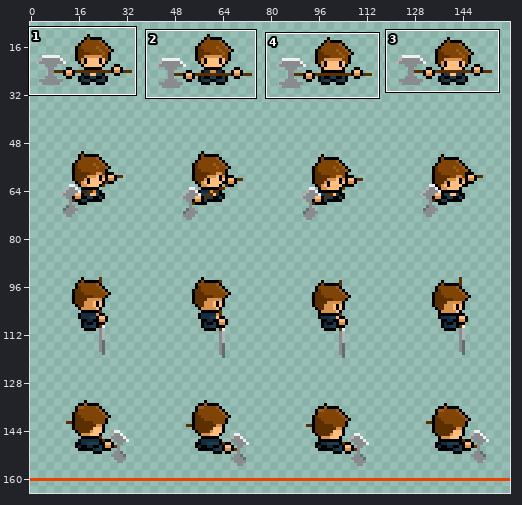
File history of a sprite sheet, graphics/joseph/joseph_idle_sprite_sheet.png. The picture above shows the old version from afar; the outline marks the close-up.
Close-up. Before:
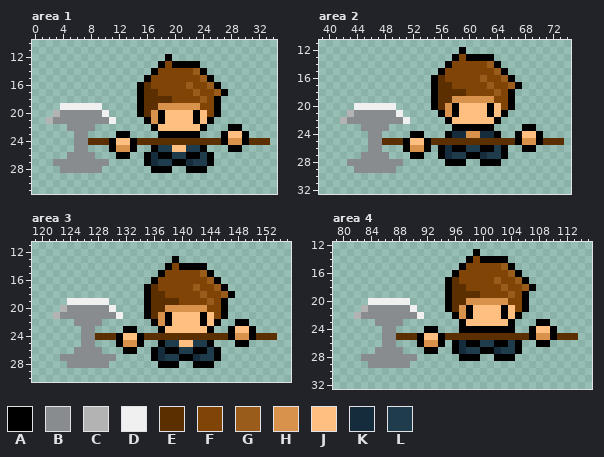
The file is 160x320 pixels. Colours within 5 levels of each other are drawn and written as one. Shown: area 1: x 0..34, y 10..31; area 2: x 39..74, y 11..32; area 3: x 119..155, y 11..30; area 4: x 79..115, y 12..32. The wide view leaves out empty margins. The commit also changed other parts of the picture, which this record leaves out.
Palette (. is transparent): A #000000  B #888c8f  C #b3b3b3  D #f0f0f0  E #5c2f00  F #804506  G #995c1a  H #d9924c  J #ffbf80  K #142c3b  L #1f3c4d
Pixels before, area 1, first column x 2:
12 .................A..............
13 ................AFAAAA..........
14 ...............AFFFFFGA.........
15 ..............AFFFFFFFGA........
16 .............AEFFFFFGFFGA.......
17 .............AEEFFFFFGFFGA......
18 .............AEEEEFFFFGFA.......
19 ..DDDDDD.....AEEHHHHHHFFA.......
20 .CBBBBBBD....AEHAJJJJAJFA.......
21 CBBBBBBBBD....AHAJJJJAJA........
22 ...BBBB........AJJJJJJA...AA....
23 ....BB....AA....AAAAAA...AJJA...
24 ....BBEEEAJJAEEEEEEEEEEEEAHHAEEE
25 ....BB...AHHA..ALLJJLLA...AA....
26 ...BBBB...AA..AKAALLAALA........
27 .BBBBBBBB.....AKLLAAKLLA........
28 ..BBBBBB.......AAA..AAA.........
Pixels before, area 2, first column x 42:
12 .................A..............
13 ................AFAAAA..........
14 ...............AFFFFFGA.........
15 ..............AFFFFFFFGA........
16 .............AEFFFFFGFFGA.......
17 .............AEEFFFFFGFFGA......
18 .............AEEEEFFFFGFA.......
19 .............AEEHHHHHHFFA.......
20 ..DDDDDD.....AEHAJJJJAJFA.......
21 .CBBBBBBD.....AHAJJJJAJA........
22 CBBBBBBBBD.....AJJJJJJA.........
23 ...BBBB.........AAAAAA....AA....
24 ....BB....AA...AKKHHKKA..AJJA...
25 ....BBEEEAJJAEEEEEEEEEEEEAHHAEEE
26 ....BB...AHHA.AKAALLAALA..AA....
27 ...BBBB...AA..AKLLAAKLLA........
28 .BBBBBBBB......AAA..AAA.........
29 ..BBBBBB........................
Pixels before, area 3, first column x 122:
13 .................A..............
14 ................AFAAAA..........
15 ...............AFFFFFGA.........
16 ..............AFFFFFFFGA........
17 .............AEFFFFFGFFGA.......
18 .............AEEFFFFFGFFGA......
19 ..DDDDDD.....AEEEEFFFFGFA.......
20 .CBBBBBBD....AEEHHHHHHFFA.......
21 CBBBBBBBBD...AEHAJJJJAJFA.......
22 ...BBBB.......AHAJJJJAJA..AA....
23 ....BB....AA...AJJJJJJA..AJJA...
24 ....BBEEEAJJAEEEEEEEEEEEEAHHAEEE
25 ....BB...AHHA..ALLJJLLA...AA....
26 ...BBBB...AA..AKAALLAALA........
27 .BBBBBBBB.....AKLLAAKLLA........
28 ..BBBBBB.......AAA..AAA.........
Pixels before, area 4, first column x 82:
13 .................A..............
14 ................AFAAAA..........
15 ...............AFFFFFGA.........
16 ..............AFFFFFFFGA........
17 .............AEFFFFFGFFGA.......
18 .............AEEFFFFFGFFGA......
19 .............AEEEEFFFFGFA.......
20 ..DDDDDD.....AEEHHHHHHFFA.......
21 .CBBBBBBD....AEHAJJJJAJFA.......
22 CBBBBBBBBD....AHAJJJJAJA........
23 ...BBBB........AJJJJJJA...AA....
24 ....BB....AA...AAAAAAAA..AJJA...
25 ....BBEEEAJJAEEEEEEEEEEEEAHHAEEE
26 ....BB...AHHA.AKAALLAALA..AA....
27 ...BBBB...AA..AKLLAAKLLA........
28 .BBBBBBBB......AAA..AAA.........
29 ..BBBBBB........................
New version:
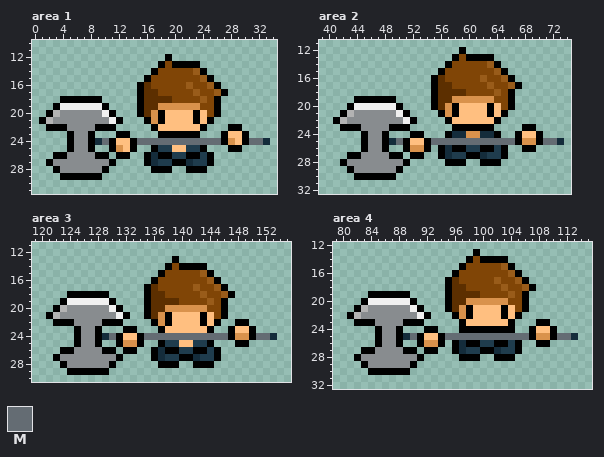
Colours new in this view: M #646c73
Edits made:
Changed rows in their new state; - is an unchanged pixel.
Area 1:
first column x 1:
18 ---AAAAAA------------------------
19 --A------A-----------------------
20 -A--------A----------------------
21 A----------A---------------------
22 -AAA----AAA----------------------
23 ----A--A-------------------------
24 ----A--AKM----MMMMMMMMMMMM--J-MMK
25 ----A--A----J--------------------
26 --AA----AA-----------------------
27 -A--------A----------------------
28 --A------A-----------------------
29 ---AAAAAA------------------------
Area 2:
first column x 41:
19 ---AAAAAA------------------------
20 --A------A-----------------------
21 -A--------A----------------------
22 A----------A---------------------
23 -AAA----AAA----------------------
24 ----A--A-------------------------
25 ----A--AKM----MMMMMMMMMMMM----MMK
26 ----A--A-------------------------
27 --AA----AA-----------------------
28 -A--------A----------------------
29 --A------A-----------------------
30 ---AAAAAA------------------------
Area 3:
first column x 121:
18 ---AAAAAA------------------------
19 --A------A-----------------------
20 -A--------A----------------------
21 A----------A---------------------
22 -AAA----AAA----------------------
23 ----A--A-------------------------
24 ----A--AKM----MMMMMMMMMMMM----MMK
25 ----A--A-------------------------
26 --AA----AA-----------------------
27 -A--------A----------------------
28 --A------A-----------------------
29 ---AAAAAA------------------------
Area 4:
first column x 81:
19 ---AAAAAA------------------------
20 --A------A-----------------------
21 -A--------A----------------------
22 A----------A---------------------
23 -AAA----AAA----------------------
24 ----A--A-------------------------
25 ----A--AKM----MMMMMMMMMMMM----MMK
26 ----A--A-------------------------
27 --AA----AA-----------------------
28 -A--------A----------------------
29 --A------A-----------------------
30 ---AAAAAA------------------------
Pixel boxes of the changes (left, top, right, bottom) in both close-ups:
changed: (39, 96, 270, 180)
changed: (333, 96, 564, 180)
changed: (46, 291, 277, 375)
changed: (347, 291, 578, 375)
